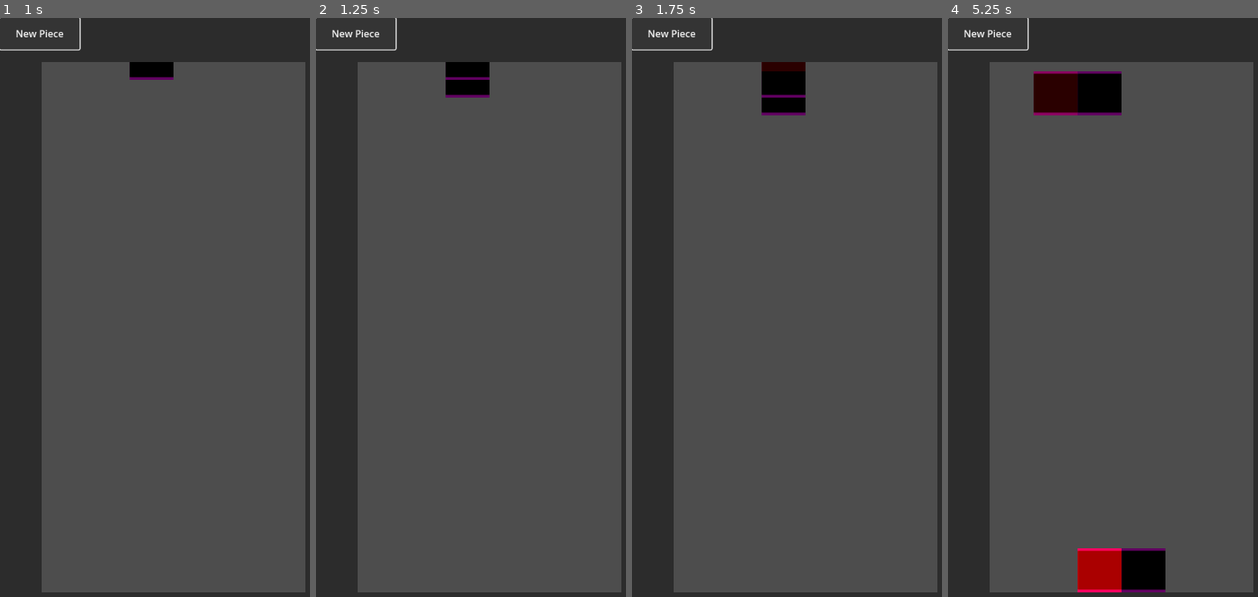
Above: before the commit, frames 1-4 (left to right).
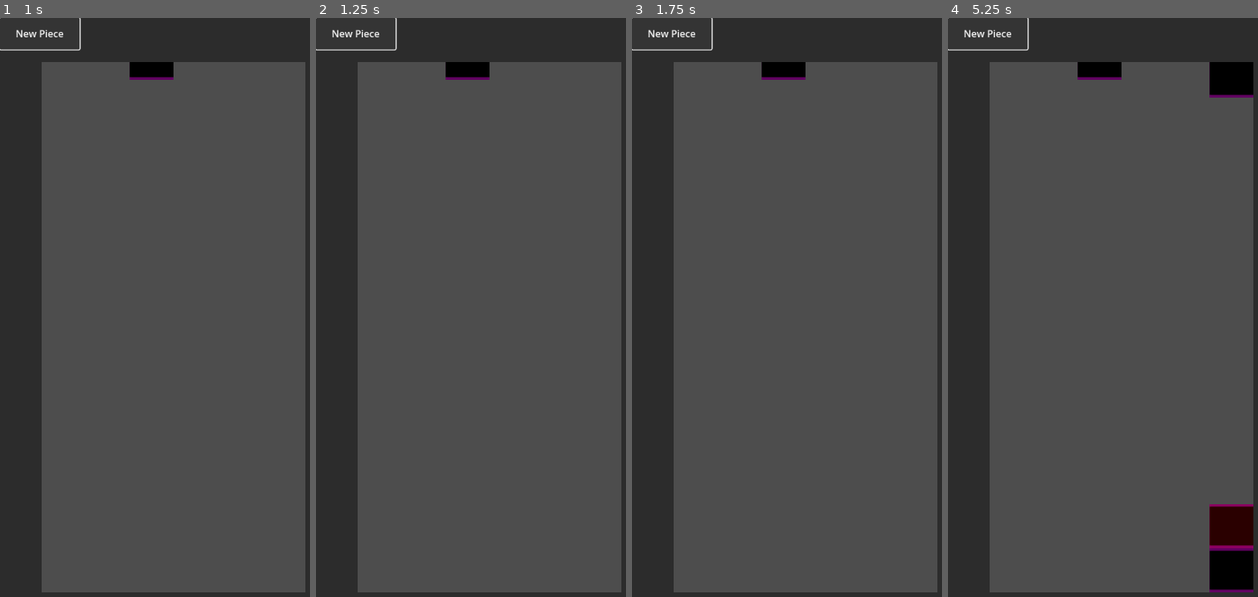
Above: after the commit, the same moments.

Repository: HyperGameDev/puyopuyolike
Game: Godot game, scene res://main_scene.tscn
Two runs of this game, one before a commit and one after it. Both use one fixed random seed, a clock stepped at 60 frames per second and the inputs below.
Inputs:
- Up to frame 1 (1 s): click "New Piece" at 0.5 s
- Up to frame 2 (1.25 s): no input
- Up to frame 3 (1.75 s): click "New Piece" at 1.25 s
- Up to frame 4 (5.25 s): tap Enter at 2, 5 s; hold D (Right) 2.03-2.78 s; tap Z (Button 1) at 2.1, 3.6, 5.1 s; hold S (Down) 2.78-3.53 s; tap X (Button 2) at 2.85, 4.35 s; tap Space at 3.5 s; hold D (Right) 3.53-5.03 s; hold Left (Left) from 5.03 s (still down)

Frame 1 is identical in both runs. In frame 2, 0.4% of the frame differs, in the area x 41-56%, y 10-14%; in frame 3, 1.2%; in frame 4, 7.5%, in the area x 27-99%, y 7-100%.

Commit message:
components split up good. good functionality
ground detection needs work but that's okay

Diff:
--- a/Components/component_bottomPiece.gd
+++ b/Components/component_bottomPiece.gd
@@ -4,7 +4,7 @@
 @onready var timer_move_left_delay: Timer = $Timer_Move_Left_Delay
 @onready var timer_move_right_delay: Timer = $Timer_Move_Right_Delay
 
-var component_top_piece: Node3D
+var component_top_piece: Component_topPiece
 
 var top_piece: Node3D
 
@@ -29,6 +29,7 @@
 	timer_idle_move.start(.5)
 
 	top_piece = Main_Scene.ref.spawn_piece(Piece.piece_types.TOP,piece)
+	component_top_piece = Globals.current_top_component
 
 func _input(event: InputEvent) -> void:
 	if(event is InputEventKey and event.is_pressed()): #Ensure a key is pressed
--- a/Globals/globals.gd
+++ b/Globals/globals.gd
@@ -15,5 +15,5 @@
 const WALL_L_POS: float = 1.
 const WALL_R_POS: float = 6.
 
-var current_bottom_component: Node3D
-var current_top_component: Node3D
+var current_bottom_component: Component_bottomPiece
+var current_top_component: Component_topPiece
--- a/Objects/piece.gd
+++ b/Objects/piece.gd
@@ -21,13 +21,3 @@
 
 static func assign_color(piece_to_change: Node3D, material: StandardMaterial3D) -> void:
 	piece_to_change.get_child(0).set_material_overlay(material)
-
-func get_component(component_to_find: String) -> Node3D:
-	for child: Node in get_children():
-		var script = child.get_script()
-
-		if script != null:
-			if script.get_global_name() == component_to_find:
-				return child
-
-	return null
--- a/canvas_layer_debug.gd
+++ b/canvas_layer_debug.gd
@@ -1,6 +1,6 @@
 extends CanvasLayer
 
-static var ref
+static var ref: CanvasLayer
 
 @onready var button_spawn: Button = %Button_Spawn
 
@@ -14,4 +14,8 @@
 	button_spawn.pressed.connect(_on_button_spawn_pressed)
 
 func _on_button_spawn_pressed() -> void:
+	print("button pressed yeah")
+	Globals.current_bottom_component.queue_free()
+	Globals.current_top_component.queue_free()
+
 	Main_Scene.ref.spawn_piece(Piece.piece_types.BOTTOM)
--- a/component_top_piece.gd
+++ b/component_top_piece.gd
@@ -21,6 +21,12 @@
 
 func _process(_delta: float) -> void:
 	check_top_rotation()
+	if found_bottom_component_ref():
+		return
+
+func found_bottom_component_ref() -> bool:
+	component_bottom_piece = Globals.current_bottom_component
+	return Globals.current_bottom_component != null
 
 func check_top_rotation() -> void:
 	if rotating:
--- a/main_scene.gd
+++ b/main_scene.gd
@@ -47,7 +47,7 @@
 	Globals.current_bottom_component = component_to_add
 
 
-func setup_top_piece(piece_to_add: Node3D, parent: Node3D) -> void:
+func setup_top_piece(piece_to_add: Node3D, _parent: Node3D) -> void:
 	piece_to_add.position.y += 1.
 	piece_to_add.assign_color(piece_to_add,Globals.DEBUG_MATERIAL_TOP_PIECE)
 
@@ -55,11 +55,6 @@
 	component_to_add = add_component(piece_to_add,Globals.COMPONENTS["topPiece"].instantiate())
 
 	Globals.current_top_component = component_to_add
-
-	var component_bottom_piece: Node3D = parent.get_component("Component_bottomPiece")
-	component_bottom_piece.component_top_piece = component_to_add
-
-	component_to_add.component_bottom_piece = component_bottom_piece
 
 func add_component(object: Node3D,component_to_add: Node3D) -> Node3D:
 	object.add_child(component_to_add)
